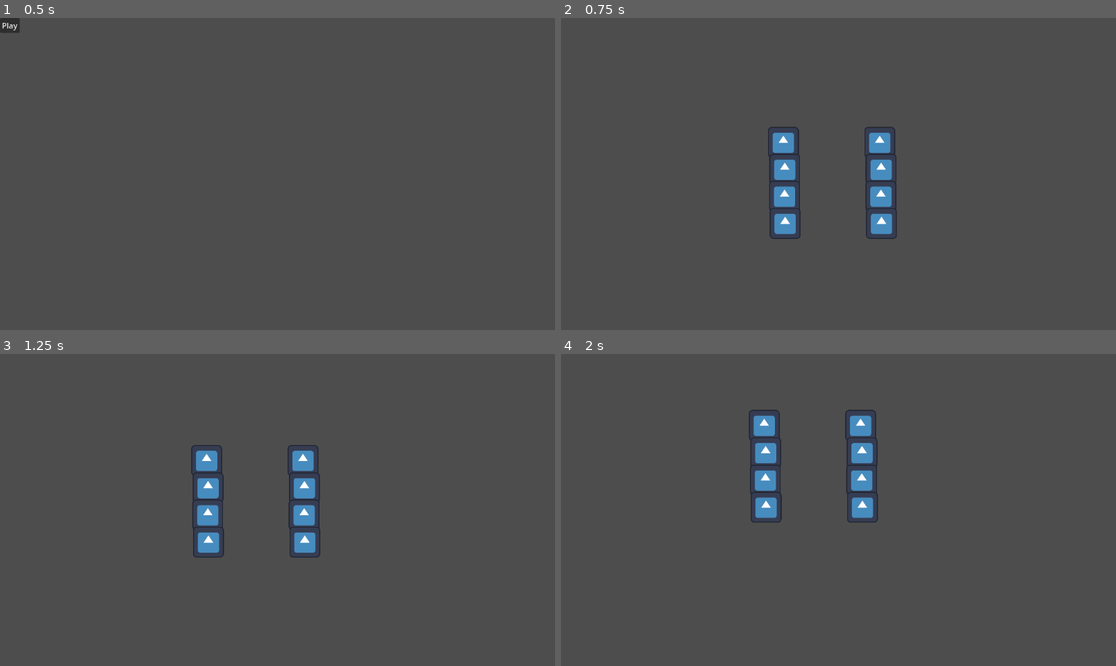
Above: before the commit, frames 1-4 (two rows, left to right).
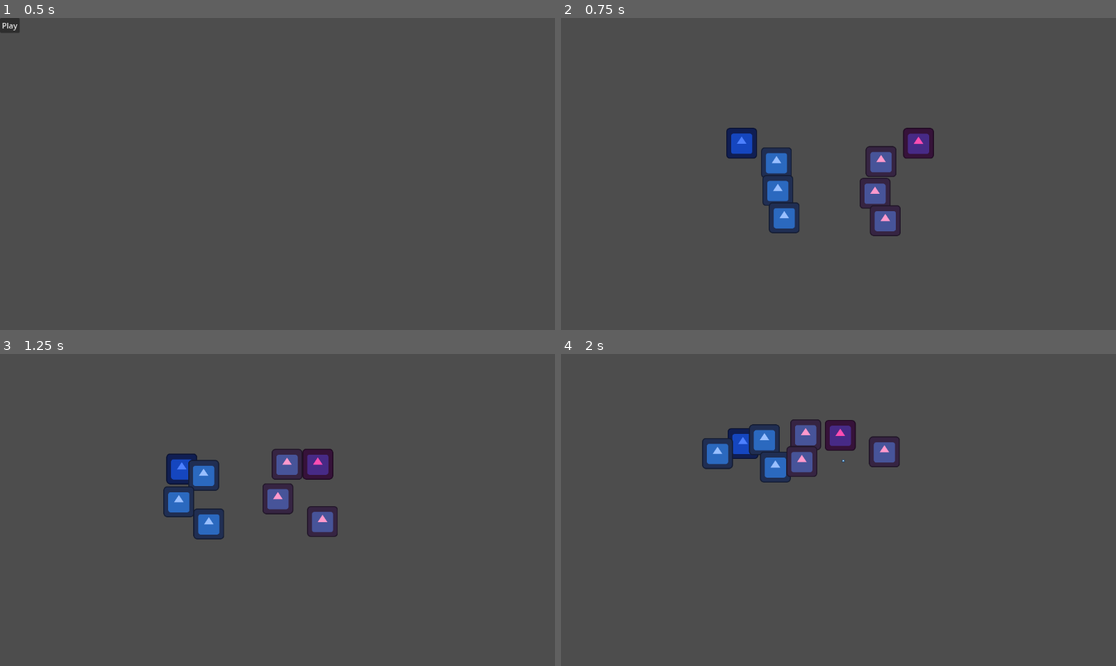
Above: after the commit, the same moments.

Repository: laurentiu-racovcen/valenced-arena
Game: Godot game, scene res://scenes/Main.tscn
Same seed, same stepped clock (60 frames per second), same inputs: the game is played once before the commit and once after it. The engine's default icon, where the game draws it, is replaced by a stand-in: a white triangle on a blue panel in a dark square.
Inputs:
- Up to frame 1 (0.5 s): no input
- Up to frame 2 (0.75 s): click "Play" at 0.5 s
- Up to frame 3 (1.25 s): no input
- Up to frame 4 (2 s): no input

Frame 1 is identical in both runs. In frame 2, 4.6% of the frame differs, in the area x 29-68%, y 34-71%; in frame 3, 5.4%; in frame 4, 5.7%, in the area x 25-62%, y 17-54%.

Commit message:
[VALENCED-16] Added agents splitting into roles + coloured agents by team

Diff:
--- a/game/scripts/agents/Agent.gd
+++ b/game/scripts/agents/Agent.gd
@@ -2,6 +2,7 @@
 class_name Agent
 
 enum Role { LEADER, ADVANCE, TANK, SUPPORT }
+var role_logic: Node = null
 
 @export var role: Role = Role.ADVANCE
 
@@ -26,15 +27,37 @@
 func _ready():
 	hp = max_hp
 	ammo = ammo_max
+	_load_role_logic()
+
+func _load_role_logic():
+	var script_path := ""
+	match role:
+		Role.LEADER:
+			script_path = "res://scripts/agents/roles/Leader.gd"
+		Role.ADVANCE:
+			script_path = "res://scripts/agents/roles/Advance.gd"
+		Role.SUPPORT:
+			script_path = "res://scripts/agents/roles/Support.gd"
+		Role.TANK:
+			script_path = "res://scripts/agents/roles/Tank.gd"
+	if script_path != "":
+		var logic = load(script_path).new()
+		add_child(logic)
+		logic.agent = self
 
 func is_alive() -> bool:
 	return hp > 0
 
 func take_damage(amount: int, from_agent) -> void:
 	hp -= amount
+
 	if hp <= 0:
+		if team:
+			team.remove_member(self)
+
 		emit_signal("died", self, from_agent)
 		queue_free()
+
 
 func _try_shoot() -> void:
 	if not perception:
@@ -72,3 +95,29 @@
 	fire_cooldown -= delta
 	if fire_cooldown <= 0.0:
 		_try_shoot()
+
+func set_role(new_role: Role):
+	role = new_role
+
+	var sprite := $Sprite2D
+
+	if team == null:
+		return
+
+	# TEAM A (id = 0)
+	if team.id == 0:
+		if role == Role.LEADER:
+			# Leader strong blue
+			sprite.modulate = Color(0.3, 0.5, 1.0)
+		else:
+			# Other roles light blue
+			sprite.modulate = Color(0.6, 0.75, 1.0)
+
+	# TEAM B (id = 1)
+	elif team.id == 1:
+		if role == Role.LEADER:
+			# Leader strong pink
+			sprite.modulate = Color(1.0, 0.3, 0.7)
+		else:
+			# Other roles light pink
+			sprite.modulate = Color(1.0, 0.6, 0.8)
--- /dev/null
+++ b/game/scripts/agents/roles/Advance.gd
@@ -0,0 +1,29 @@
+extends Node
+class_name Advance
+var agent: Agent
+
+
+func _physics_process(delta: float) -> void:
+	if not agent or not agent.is_alive():
+		return
+
+	var leader = agent.team.get_leader()
+	if not leader:
+		return
+
+	# Index determines formation position
+	var index = agent.team.members.find(agent)
+
+	# Spread them horizontally in front of the leader
+	var x_offset = (index - 3) * 120
+	var formation_pos = leader.global_position + Vector2(150, 0) + Vector2(x_offset, 0)
+
+	# Move toward formation position
+	var dir = (formation_pos - agent.global_position).normalized()
+	agent.velocity = dir * agent.move_speed
+	agent.move_and_slide()
+
+	# Shooting (leader triggers direction)
+	agent.fire_cooldown -= delta
+	if agent.fire_cooldown <= 0:
+		agent._try_shoot()
--- a/game/scripts/agents/roles/AdvanceFSM.gd
+++ /dev/null
@@ -1,5 +0,0 @@
-extends Node
-
-func _physics_process(delta: float) -> void:
-	# FSM + potential fields aici
-	pass
--- /dev/null
+++ b/game/scripts/agents/roles/Leader.gd
@@ -0,0 +1,30 @@
+extends Node
+class_name Leader
+var agent: Agent
+var target_point: Vector2 = Vector2.ZERO
+
+func _physics_process(delta):
+	if not agent or not agent.is_alive():
+		return
+
+	# 1. Look for enemies
+	var enemies = agent.perception.get_visible_enemies()
+
+	if enemies.size() > 0:
+		# Attack nearest enemy
+		enemies.sort_custom(func(a, b): return a.global_position.distance_to(agent.global_position) < b.global_position.distance_to(agent.global_position))
+		target_point = enemies[0].global_position
+
+	else:
+		# Default attack point (center of map)
+		target_point = Vector2(2000, 1000)
+
+	# 2. Move toward target
+	var dir = (target_point - agent.global_position).normalized()
+	agent.velocity = dir * agent.move_speed
+	agent.move_and_slide()
+
+	# 3. Shooting
+	agent.fire_cooldown -= delta
+	if agent.fire_cooldown <= 0:
+		agent._try_shoot()
--- a/game/scripts/agents/roles/LeaderGOAP.gd
+++ /dev/null
@@ -1,5 +0,0 @@
-extends Node
-
-func _physics_process(delta: float) -> void:
-	# GOAP logic aici
-	pass
--- /dev/null
+++ b/game/scripts/agents/roles/Support.gd
@@ -0,0 +1,38 @@
+extends Node
+class_name Support
+var agent: Agent
+
+
+func _physics_process(delta: float) -> void:
+	if not agent or not agent.is_alive():
+		return
+
+	var comms = agent.team.comms
+	var help_req = comms.get_help_request()  # Implement it when needed
+
+	var target_pos: Vector2
+
+	if help_req:
+		# Go help teammate
+		target_pos = help_req.global_position
+	else:
+		# Follow the tank by default
+		var tank = _get_tank()
+		if tank:
+			target_pos = tank.global_position + Vector2(-200, 50)
+		else:
+			return
+
+	var dir = (target_pos - agent.global_position).normalized()
+	agent.velocity = dir * agent.move_speed
+	agent.move_and_slide()
+
+	agent.fire_cooldown -= delta
+	if agent.fire_cooldown <= 0:
+		agent._try_shoot()
+
+func _get_tank():
+	for m in agent.team.members:
+		if m.role == Agent.Role.TANK:
+			return m
+	return null
--- a/game/scripts/agents/roles/SupportBT.gd
+++ /dev/null
@@ -1,5 +0,0 @@
-extends Node
-
-func _physics_process(delta: float) -> void:
-    # Behavior Tree logic aici
-    pass
--- /dev/null
+++ b/game/scripts/agents/roles/Tank.gd
@@ -0,0 +1,26 @@
+extends Node
+class_name Tank
+var agent: Agent
+
+
+func _physics_process(delta: float) -> void:
+	# Utility AI logic aici
+	if not agent or not agent.is_alive():
+		return
+
+	var leader = agent.team.get_leader()
+	if not leader:
+		return
+
+	# Position behind leader by 150 px
+	var follow_pos = leader.global_position + Vector2(-150, 0)
+
+	# Move aggressively toward follow position
+	var dir = (follow_pos - agent.global_position).normalized()
+	agent.velocity = dir * agent.move_speed * 1.1   # slightly faster
+	agent.move_and_slide()
+
+	# Shooting
+	agent.fire_cooldown -= delta
+	if agent.fire_cooldown <= 0:
+		agent._try_shoot()
--- a/game/scripts/agents/roles/TankUtility.gd
+++ /dev/null
@@ -1,5 +0,0 @@
-extends Node
-
-func _physics_process(delta: float) -> void:
-    # Utility AI logic aici
-    pass
--- a/game/scripts/comms/CommsManager.gd
+++ b/game/scripts/comms/CommsManager.gd
@@ -14,3 +14,19 @@
 				a.receive_message(msg)
 	elif agents.has(to):
 		agents[to].receive_message(msg)
+
+## Stores agents requesting help -> to be changed when implementing communication
+var help_requests: Array = []
+
+func request_help(agent: Agent):
+	if not help_requests.has(agent):
+		help_requests.append(agent)
+
+func clear_help(agent: Agent):
+	help_requests.erase(agent)
+
+func get_help_request() -> Agent:
+	# return the nearest or first agent needing help
+	if help_requests.size() == 0:
+		return null
+	return help_requests[0]
--- a/game/scripts/core/GameManager.gd
+++ b/game/scripts/core/GameManager.gd
@@ -94,3 +94,17 @@
 		$"../StatsManager".on_round_ended(winning_team)
 	if has_node("../UIRoot"):
 		$"../UIRoot".call_deferred("show_round_result", winning_team)
+
+
+func check_win_condition_deferred():
+	await get_tree().process_frame   # ensures all agents fully die
+	if mode and mode.has_method("check_win_condition"):
+		mode.check_win_condition()
+
+func get_team_members(team_id: int) -> Array:
+	if not has_node("../Teams"):
+		return []
+	for t in $"../Teams".get_children():
+		if t.get_team_id() == team_id:
+			return t.members
+	return []
--- a/game/scripts/modes/SurvivalMode.gd
+++ b/game/scripts/modes/SurvivalMode.gd
@@ -1,36 +1,35 @@
 extends GameModeBase
 class_name SurvivalMode
 
-var team_alive := {}
-
 func setup(ctx) -> void:
 	super(ctx)
-	team_alive = {}
-	for a in context.get_all_agents():
-		if not team_alive.has(a.team.id):
-			team_alive[a.team.id] = 0
-		team_alive[a.team.id] += 1
+	# No need to track anything manually
+	pass
 
 func update(delta: float) -> void:
-	# deocamdată nu facem nimic aici
 	pass
 
 func on_agent_killed(agent, killer) -> void:
-	if team_alive.has(agent.team.id):
-		team_alive[agent.team.id] -= 1
-		if team_alive[agent.team.id] <= 0:
-			# toate unitățile din echipa asta au murit → cealaltă echipă câștigă
-			var winning_team := -1
-			for t in team_alive.keys():
-				if t != agent.team.id:
-					winning_team = t
-			context.on_round_ended(winning_team)
+	# context == GameManager
+	context.call_deferred("check_win_condition_deferred")
 
 func on_time_expired() -> void:
-	var winner := -1
-	var best := -1
-	for t in team_alive.keys():
-		if team_alive[t] > best:
-			best = team_alive[t]
-			winner = t
+	var teamA_alive = context.get_team_members(0).size()
+	var teamB_alive = context.get_team_members(1).size()
+
+	var winner = -1
+	if teamA_alive > teamB_alive:
+		winner = 0
+	elif teamB_alive > teamA_alive:
+		winner = 1
+
 	context.on_round_ended(winner)
+
+func check_win_condition() -> void:
+	var teamA_alive = context.get_team_members(0).size()
+	var teamB_alive = context.get_team_members(1).size()
+
+	if teamA_alive == 0 and teamB_alive > 0:
+		context.on_round_ended(1)
+	elif teamB_alive == 0 and teamA_alive > 0:
+		context.on_round_ended(0)
--- a/game/scripts/team/Team.gd
+++ b/game/scripts/team/Team.gd
@@ -6,12 +6,31 @@
 var members: Array[Agent] = []
 @onready var comms: CommsManager = $Comms
 
+const ROLE_ORDER = [
+	Agent.Role.LEADER,
+	Agent.Role.TANK,
+	Agent.Role.SUPPORT,
+	Agent.Role.ADVANCE
+]
+
 func add_member(agent: Agent) -> void:
 	members.append(agent)
 	agent.team = self
 	id = get_team_id()
+
 	if agent.id == "":
 		agent.id = agent.name
+
+	_assign_roles()
+
+func _assign_roles():
+	# First 3 agents get: Leader, Tank, Support
+	for i in range(members.size()):
+		if i < ROLE_ORDER.size():
+			members[i].set_role(ROLE_ORDER[i])
+		else:
+			members[i].set_role(Agent.Role.ADVANCE)   # SCUT
+
 
 func get_team_id() -> int:
 	if name.ends_with("A"):
@@ -19,3 +38,18 @@
 	elif name.ends_with("B"):
 		return 1
 	return 0
+
+func get_leader() -> Agent:
+	for member in members:
+		if member.role == Agent.Role.LEADER:
+			return member
+	return null
+
+func remove_member(agent: Agent):
+	if members.has(agent):
+		members.erase(agent)
+	call_deferred("_on_team_members_changed")
+
+#func _on_team_members_changed():
+	#_check_win_condition()
+	#
Renamed: game/scripts/agents/roles/AdvanceFSM.gd.uid -> game/scripts/agents/roles/Advance.gd.uid
Renamed: game/scripts/agents/roles/LeaderGOAP.gd.uid -> game/scripts/agents/roles/Leader.gd.uid
Renamed: game/scripts/agents/roles/SupportBT.gd.uid -> game/scripts/agents/roles/Support.gd.uid
Renamed: game/scripts/agents/roles/TankUtility.gd.uid -> game/scripts/agents/roles/Tank.gd.uid
